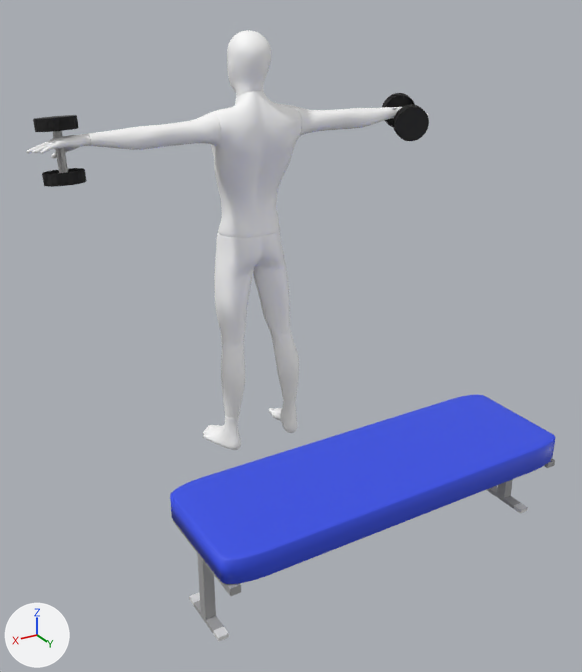
An edit to the glTF model models/bulgara_dos_mancuernas.glb, drawn before and after from the same camera.
Both versions are drawn from a camera (50 mm lens) standing at (1.56, 2.93, 1.91) and looking at (0.14, 0.56, 0.72). Lighting does not change. The marker at lower left points along +X, +Y and +Z. Where no turn or scale is listed for an object, it has been applied to the vertices.

Names of what the first picture shows: 'Ch36', 'Mancuerna', 'Mancuerna.001', 'Roundcube.002'.
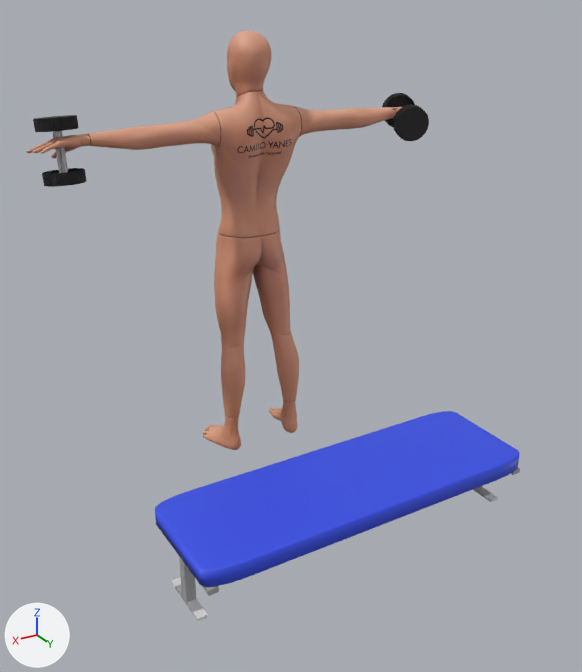
Diff of the bpy script that builds the scene:
```diff
--- a/models/bulgara_dos_mancuernas.glb.py
+++ b/models/bulgara_dos_mancuernas.glb.py
@@ img_camilo_torso @@
+img_camilo_torso = load_image('CAMILO TORSO', '_unpacked/CAMILO_TORSO', 1024, 1024, 'sRGB')
@@ mat_monigote @@
 n0 = _N.new('ShaderNodeBsdfPrincipled'); n0.name = 'Principled BSDF'
 n1 = _N.new('ShaderNodeOutputMaterial'); n1.name = 'Material Output'
+n3 = _N.new('ShaderNodeMix'); n3.name = 'Mix'
+n3.data_type = 'RGBA'
+n3.blend_type = 'MULTIPLY'
+n3.inputs[0].default_value = 1.0  # 'Factor'
 n2 = _N.new('ShaderNodeVertexColor'); n2.name = 'Color Attribute'
+n4 = _N.new('ShaderNodeTexImage'); n4.name = 'Image Texture'
+n4.image = img_camilo_torso
 _L.new(n0.outputs[0], n1.inputs[0])  # 'BSDF' to 'Surface'
-_L.new(n2.outputs[0], n0.inputs[0])  # 'Color' to 'Base Color'
+_L.new(n3.outputs[2], n0.inputs[0])  # 'Result' to 'Base Color'
+_L.new(n2.outputs[0], n3.inputs[7])  # 'Color' to 'B'
+_L.new(n4.outputs[0], n3.inputs[6])  # 'Color' to 'A'
@@ ob_roundcube_002 @@
 ob_roundcube_002 = bpy.data.objects.new('Roundcube.002', me_roundcube_003)
-ob_roundcube_002.location = (0.088, 1.034, 0.371)
-ob_roundcube_002.scale = (0.679, 0.225, 0.0525)
+ob_roundcube_002.location = (0.088, 0.879, 0.236)
+ob_roundcube_002.scale = (0.679, 0.225, 0.0374)
```

Where the change shows, as pixel boxes (x1, y1, x2, y2) in the pictures (582 x 672 px):
'Roundcube.002', moved, rescaled (15% shorter): before (170, 395, 556, 642); after (155, 411, 520, 621)
'Ch36', surface changed (grey to brown): (26, 30, 428, 450) in both
